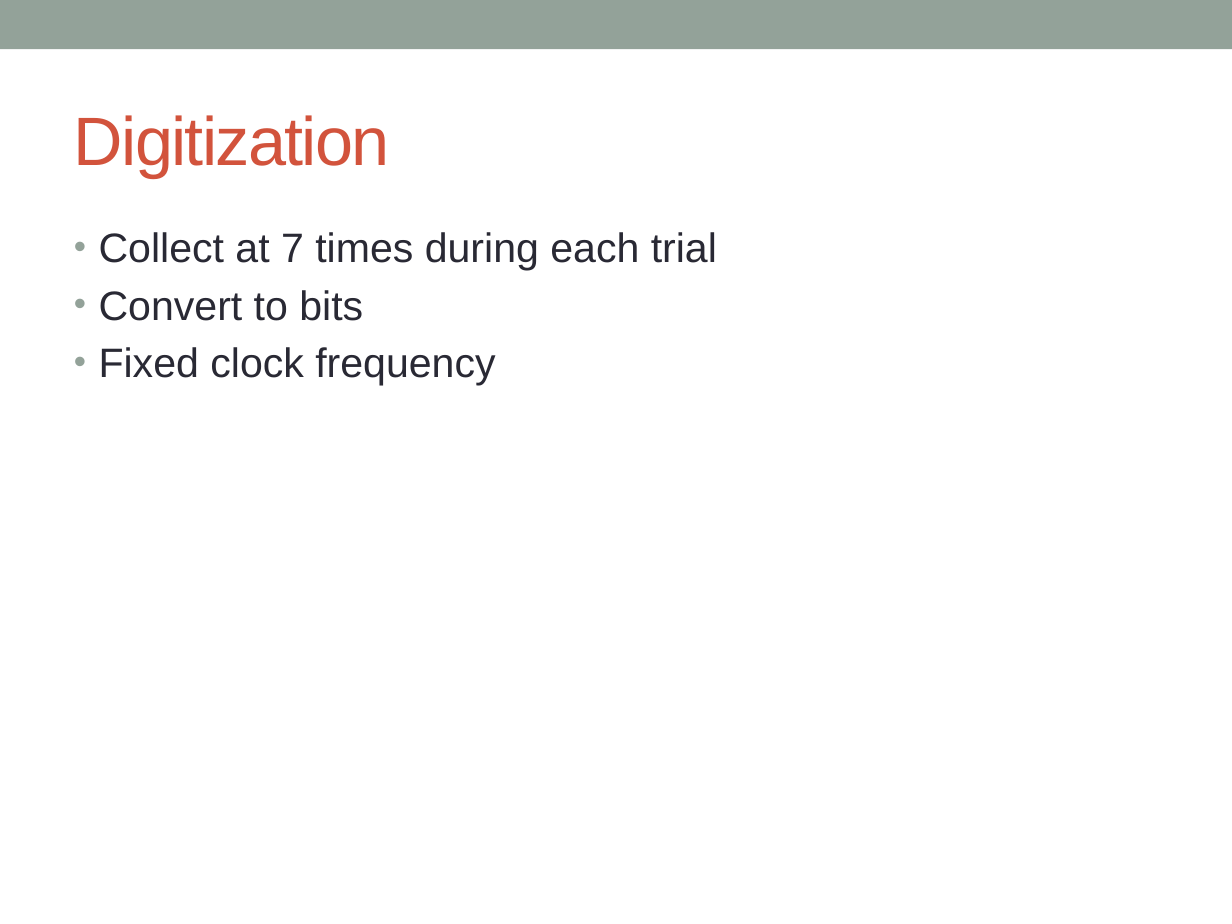
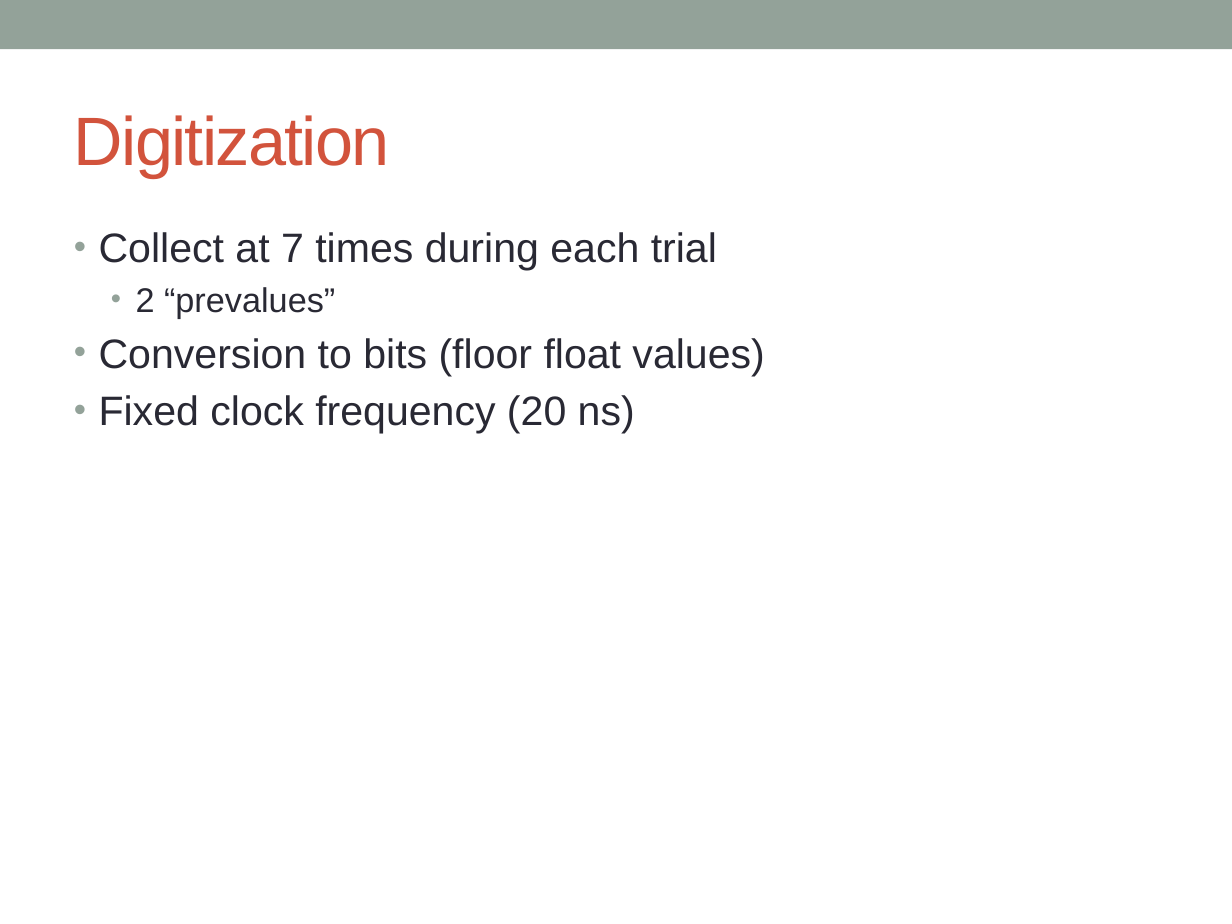
Before and after one commit to sethhirsh/Mu2e, a slide deck: slide 6 of Presentation2.pptx. Drawn at 1232x924 pixels with LibreOffice and Linux fonts; fonts in the diff are those of the drawing. Boxes give left, top, right and bottom in pixels: in the first picture for what was removed or moved away, otherwise in the second. Text is boxed around its words. In the diff, an @@ line names an element or a change of style, - is before the commit and + after.

```diff
--- a/Presentation2.pptx
+++ b/Presentation2.pptx
@@ text at (99, 287, 764, 434): text changed @@
-• Convert to bits
-• Fixed clock frequency
+  • 2 “prevalues”
+• Conversion to bits (floor float values)
+• Fixed clock frequency (20 ns)
```
Also in this commit, not shown: 7 other slides changed, 1 slide added, 21 other files.
